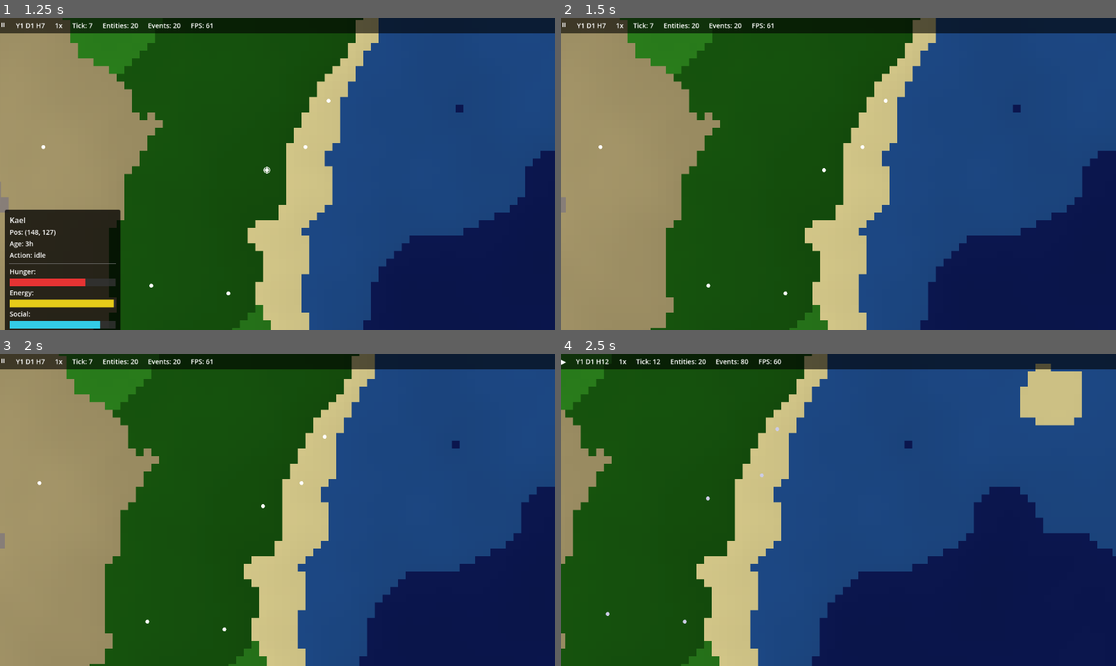
Above: before the commit, frames 1-4 (two rows, left to right).
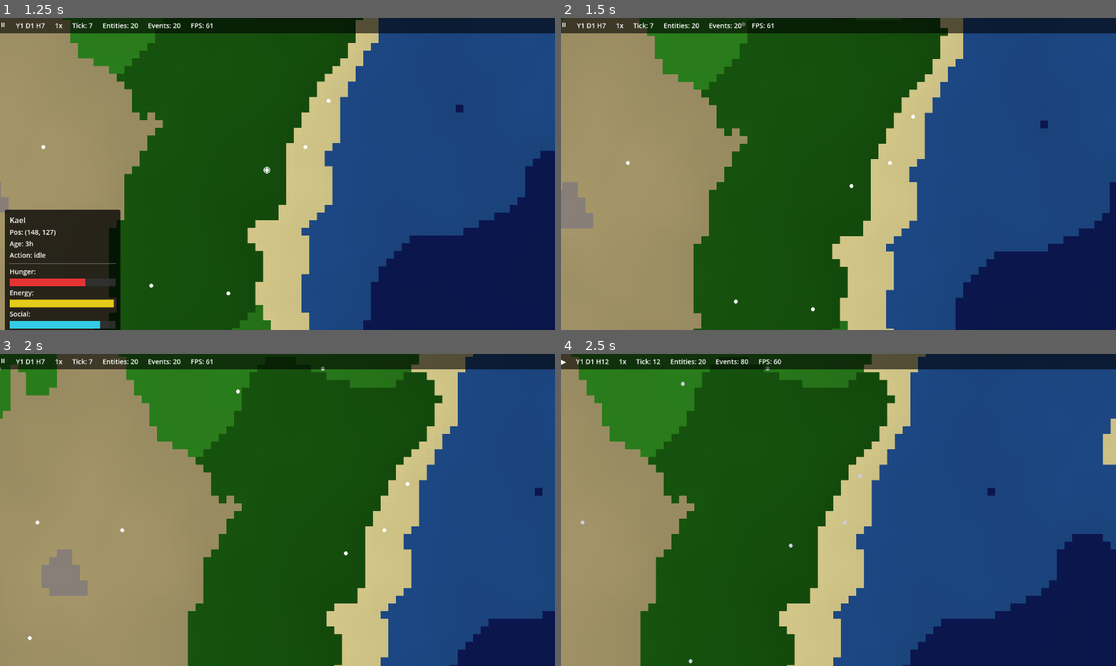
Above: after the commit, the same moments.

Repository: hyunlord/new-world
Game: Godot game, scene res://scenes/main/main.tscn
Same seed, same stepped clock (60 frames per second), same inputs: the game is played once before the commit and once after it.
Inputs (mouse positions are in pixels of both pictures, inside the frame that each line leads up to):
- Up to frame 1 (1.25 s): tap Enter at 0.5 s; move the mouse to (399, 158) at 0.52 s; hold D from 0.53 s (still down); click (399, 158) at 0.67 s; tap Space at 0.77 s
- Up to frame 2 (1.5 s): release D at 1.25 s; drag from (727, 189) to (810, 236) at 1.27 s
- Up to frame 3 (2 s): no input
- Up to frame 4 (2.5 s): tap Space at 2 s; move the mouse to (894, 441) at 2.02 s; hold D from 2.03 s (still down); click (894, 441) at 2.17 s

Frame 1 is identical in both runs. In frame 2, 22% of the frame differs, in the area x 0-100%, y 0-100%; in frame 3, 52%; in frame 4, 54%.

Commit message:
feat: left-click drag pan with click-select coexistence
- Left-click drag (>5px) pans camera
- Short left-click (<5px) passes through to EntityRenderer for selection
- Camera node receives _unhandled_input before EntityRenderer (scene tree order)
- Drag release consumed via set_input_as_handled to prevent false selection

Co-Authored-By: Claude Opus 4.6 <noreply@anthropic.com>

Diff:
--- a/scripts/ui/camera_controller.gd
+++ b/scripts/ui/camera_controller.gd
@@ -4,6 +4,12 @@
 var _target_zoom: float = 1.0
 var _is_dragging: bool = false
 var _drag_start: Vector2 = Vector2.ZERO
+
+## Left-click drag pan state
+var _left_dragging: bool = false
+var _left_drag_start: Vector2 = Vector2.ZERO
+var _left_was_dragged: bool = false
+const DRAG_THRESHOLD: float = 5.0
 
 
 func _ready() -> void:
@@ -16,6 +22,18 @@
 
 
 func _unhandled_input(event: InputEvent) -> void:
+	# Left-click drag pan
+	if event is InputEventMouseButton and event.button_index == MOUSE_BUTTON_LEFT:
+		if event.pressed:
+			_left_dragging = true
+			_left_drag_start = event.position
+			_left_was_dragged = false
+		else:
+			_left_dragging = false
+			if _left_was_dragged:
+				# Was a drag — consume so EntityRenderer doesn't select
+				get_viewport().set_input_as_handled()
+
 	# Mouse wheel zoom
 	if event is InputEventMouseButton:
 		if event.pressed:
@@ -33,11 +51,19 @@
 			if event.button_index == MOUSE_BUTTON_MIDDLE:
 				_is_dragging = false
 
-	# Mouse drag pan
-	if event is InputEventMouseMotion and _is_dragging:
-		position += (_drag_start - event.position) / zoom.x
-		_drag_start = event.position
-		get_viewport().set_input_as_handled()
+	# Mouse motion: middle-click drag or left-click drag
+	if event is InputEventMouseMotion:
+		if _is_dragging:
+			position += (_drag_start - event.position) / zoom.x
+			_drag_start = event.position
+			get_viewport().set_input_as_handled()
+		elif _left_dragging:
+			var moved: float = event.position.distance_to(_left_drag_start)
+			if moved > DRAG_THRESHOLD:
+				_left_was_dragged = true
+			if _left_was_dragged:
+				position += -event.relative / zoom.x
+				get_viewport().set_input_as_handled()
 
 	# macOS trackpad: pinch zoom
 	if event is InputEventMagnifyGesture:
Not shown, changed: CLAUDE.md
Not shown, added: tickets/250-left-click-drag-pan.md
